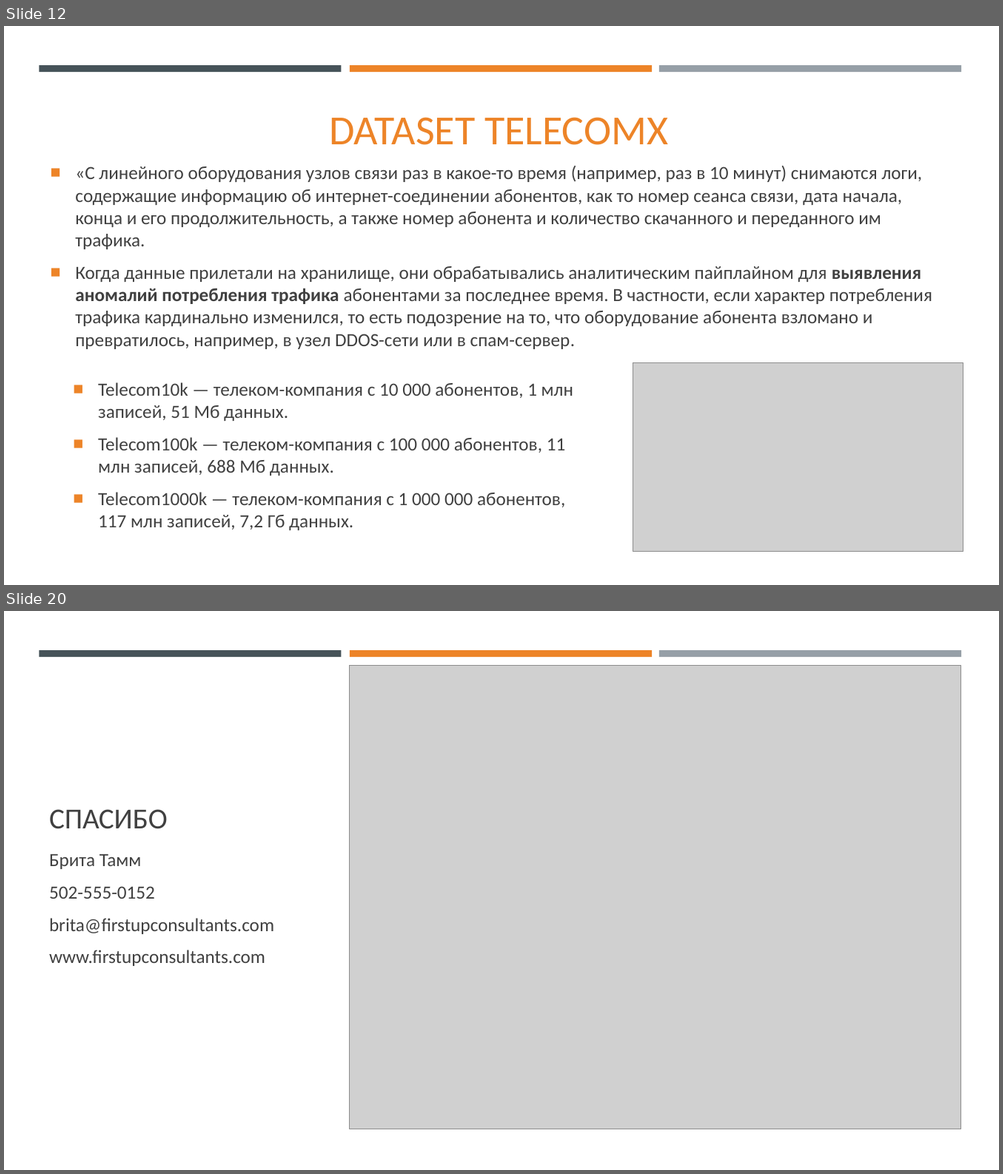
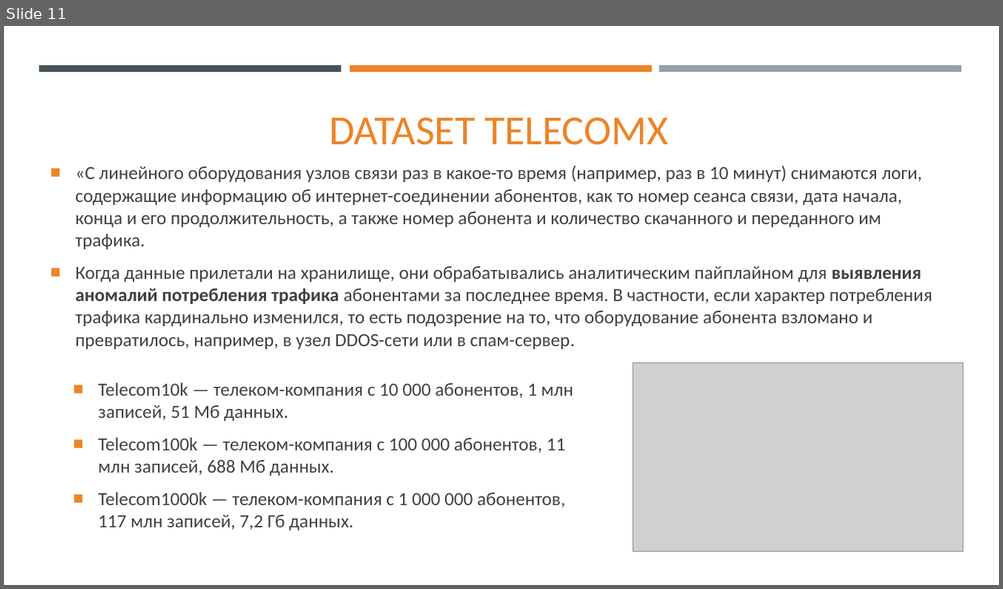
Before and after one commit to SkibaSAY/IPS_University, a slide deck: IPSLib/Documentation/Доклад для конференции/Доклад.pptx. Shown one above the other, each under a label of ours: slides 12 and 20 before the commit, slide 11 after it; the slides between them are not shown. The pictures are 1003x1174 and 1003x589 pixels, drawn with LibreOffice and Linux fonts; fonts in the diff are those of the drawing; grey boxes stand for pictures. Boxes give left, top, right and bottom in pixels: in the first picture for what was removed or moved away, otherwise in the second. Text is boxed around its words. In the diff, an @@ line names an element or a change of style, - is before the commit and + after.

```diff
--- a/IPSLib/Documentation/Доклад для конференции/Доклад.pptx
+++ b/IPSLib/Documentation/Доклад для конференции/Доклад.pptx
@@ slide 20 removed at (4, 611, 999, 1170), background #FFFFFF; not listed: 3 template elements that a slide beside it also shows @@
@@ picture removed at (350, 666, 962, 1130) @@
@@ title removed at (49, 809, 168, 829) @@
-СПАСИБО
@@ text removed at (49, 854, 274, 966) @@
-Брита Тамм
-502-555-0152
-brita@firstupconsultants.com
-www.firstupconsultants.com
@@ what was slide 12 is now slide 11 @@
```
Also in this commit, not shown: 2 slides changed, 10 slides added, 7 other slides removed, 4 other files.
